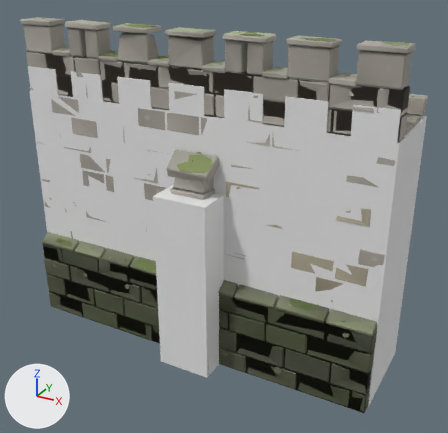
Renders of the glTF model godot/art/world/props/curtain_a.glb from each side of a commit.
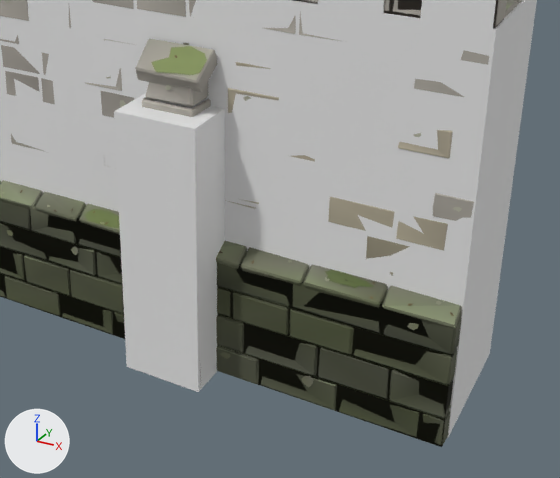
Each version is shown whole from a 50 mm lens placed at (8.01, -13.95, 8.9), pointed at (0.56, -0.41, 2.13), then close up on the part from 18% to 98% of the width and 29% to 100% of the height. The axes (+X, +Y, +Z) are drawn at lower left. The lights are the same throughout. The last two pictures show the newer version. Vertices at exactly the same position are counted once.

In view in the first close-up: 'curtain_a', 'curtain_a_LOD1', 'curtain_a_shadow'.
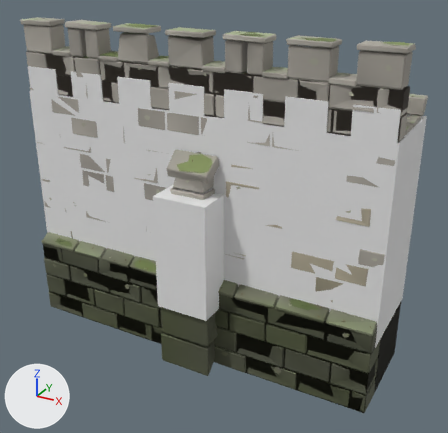
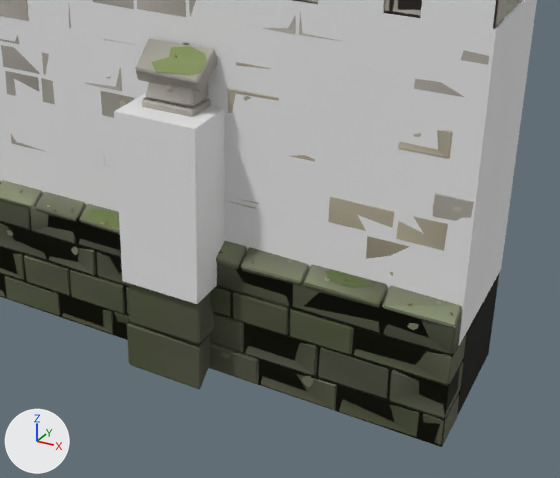
Where the change shows, as pixel boxes [x1, y1, x2, y2] in the close-ups (560 x 478 px; the box of a moved part takes in the faces that stretch with it):
'curtain_a_shadow', reshaped: before [0, 0, 537, 438]; after [0, 0, 537, 346]
part 1 of me_curtain_a_shadow, moved or reshaped: before [114, 109, 225, 392]; after [114, 109, 225, 304]
part 2 of me_curtain_a_shadow, moved or reshaped: before [447, 268, 501, 438]; after [458, 268, 501, 346]

The change in detail:
me_curtain_a_shadow is used by ob_curtain_a_shadow; location (0.0, 0.0, 0.0).
Before the commit, vertices of me_curtain_a_shadow: 56 (-0.45, -1.3, -1.8), 57 (-0.45, -2.25, -1.8) at pixel (126, 366), 60 (1.05, -1.3, -1.8), 61 (1.05, -2.25, -1.8) at pixel (198, 392).
Before the commit, vertices of me_curtain_a_shadow: 64 (-5.2, 1.3, -1.8), 65 (-5.2, -1.3, -1.8), 68 (5.2, 1.3, -1.8) at pixel (489, 353), 69 (5.2, -1.3, -1.8) at pixel (448, 438).
me_curtain_a_shadow had 72 vertices, 108 faces and spanned x -5.2..5.2, y -2.25..1.3, z -1.8..5.8.
me_curtain_a_shadow now has 72 vertices, 108 faces and spans x -5.2..5.2, y -2.25..1.3, z 0.0..5.8.
Part 1, on me_curtain_a_shadow:
Vertices 56, 57, 60, 61 of me_curtain_a_shadow move by (0.0, 0.0, 1.8).
Part 2, on me_curtain_a_shadow:
Vertices 64, 65, 68, 69 of me_curtain_a_shadow move by (0.0, 0.0, 1.8).
